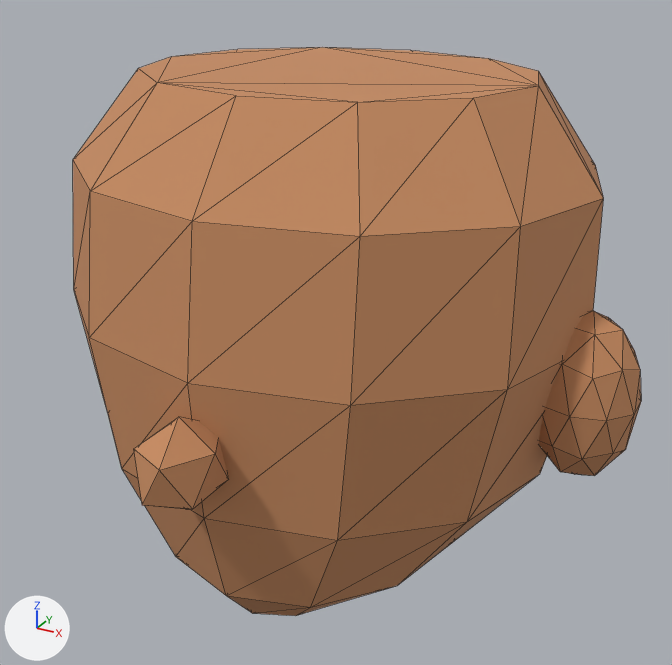
Renders of the glTF model public/models/head-scout.glb from each side of a commit.
Camera for both pictures: a 50 mm lens placed at (0.379, -0.664, 0.315), pointed at (0.019, -0.01, -0.013). Arrows for +X, +Y and +Z are at lower left; the lights stay in place. The picture after the commit comes second. Mesh edges are drawn as thin lines. Where no turn or scale is listed for an object, it has been applied to the vertices. Vertices at exactly the same position are counted once.

Names of what the first picture shows: 'head-scout_head-scout__head_mesh'.
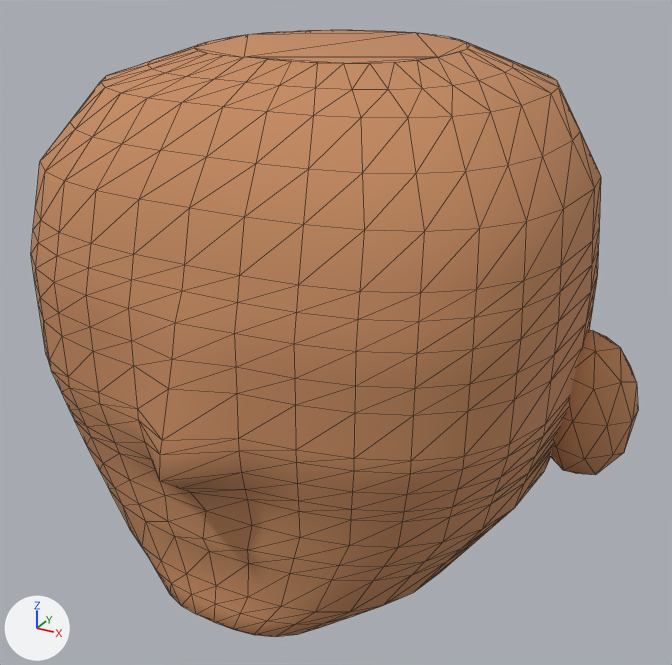
What differs and where, as boxes [x1, y1, x2, y2] in the pictures (672 x 665 px):
'head-scout_head-scout__head_mesh', reshaped, moved (7% wider, 7% taller)
    before: [73, 47, 641, 616]
    after: [31, 30, 638, 637]
part 1 of me_icosphere, added (orange)
    after: [550, 331, 638, 475]
part 2 of me_icosphere, rebuilt (8% wider, 7% taller)
    before: [73, 47, 603, 616]
    after: [31, 30, 601, 637]
part 3 of me_icosphere, deleted (orange)
    before: [539, 311, 641, 476]
part 4 of me_icosphere, deleted (orange)
    before: [134, 417, 229, 509]

The change, as a diff of the scene's bpy script:
```diff
--- a/public/models/head-scout.glb.py
+++ b/public/models/head-scout.glb.py
@@ me_icosphere @@
 # used by ob_head_scout_head_scout__head_mesh; location = (-0.235, 0.0, -0.025)
-me_icosphere.from_pydata(...)  # 168 vertices, 320 faces; spans x -0.042..0.512, y -0.244..0.208, z -0.215..0.23
+me_icosphere.from_pydata(...)  # 820 vertices, 1628 faces; spans x -0.275..0.275, y -0.234..0.186, z -0.225..0.225
+# me_icosphere part 1: a new loose piece, an icosphere of 80 faces spanning x 0.195..0.275, y -0.027..0.037, z -0.099..0.029, in mat_skin (orange #c68b60)
+# me_icosphere part 2: the loose piece of 72 vertices spanning x 0.001..0.469, y -0.195..0.208, z -0.215..0.23 is rebuilt with 736 vertices and now spans x -0.233..0.233, y -0.234..0.186, z -0.225..0.225
+# me_icosphere part 3: the loose piece of 42 vertices spanning x 0.428..0.512, y -0.039..0.039, z -0.072..0.072 is deleted
+# me_icosphere part 4: the loose piece of 12 vertices spanning x 0.205..0.265, y -0.244..-0.172, z -0.059..0.019 is deleted
+# other edits to the shape of me_icosphere do not show in these pictures
 me_icosphere.materials.append(mat_skin)
@@ ob_head_scout_head_scout__head_mesh @@
 ob_head_scout_head_scout__head_mesh = bpy.data.objects.new('head-scout_head-scout__head_mesh', me_icosphere)
-ob_head_scout_head_scout__head_mesh.location = (-0.235, 0.0, -0.025)
+ob_head_scout_head_scout__head_mesh.location = (0.0, 0.0, 0.0)
```
